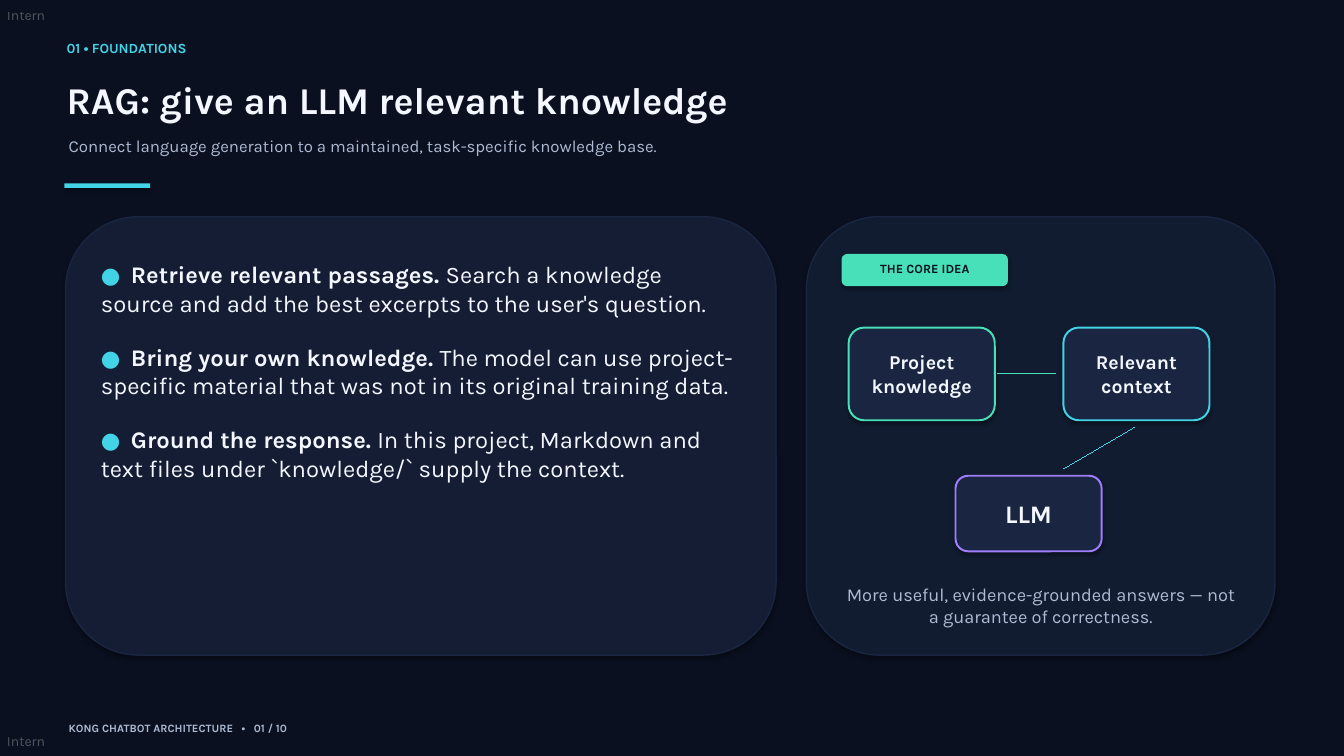
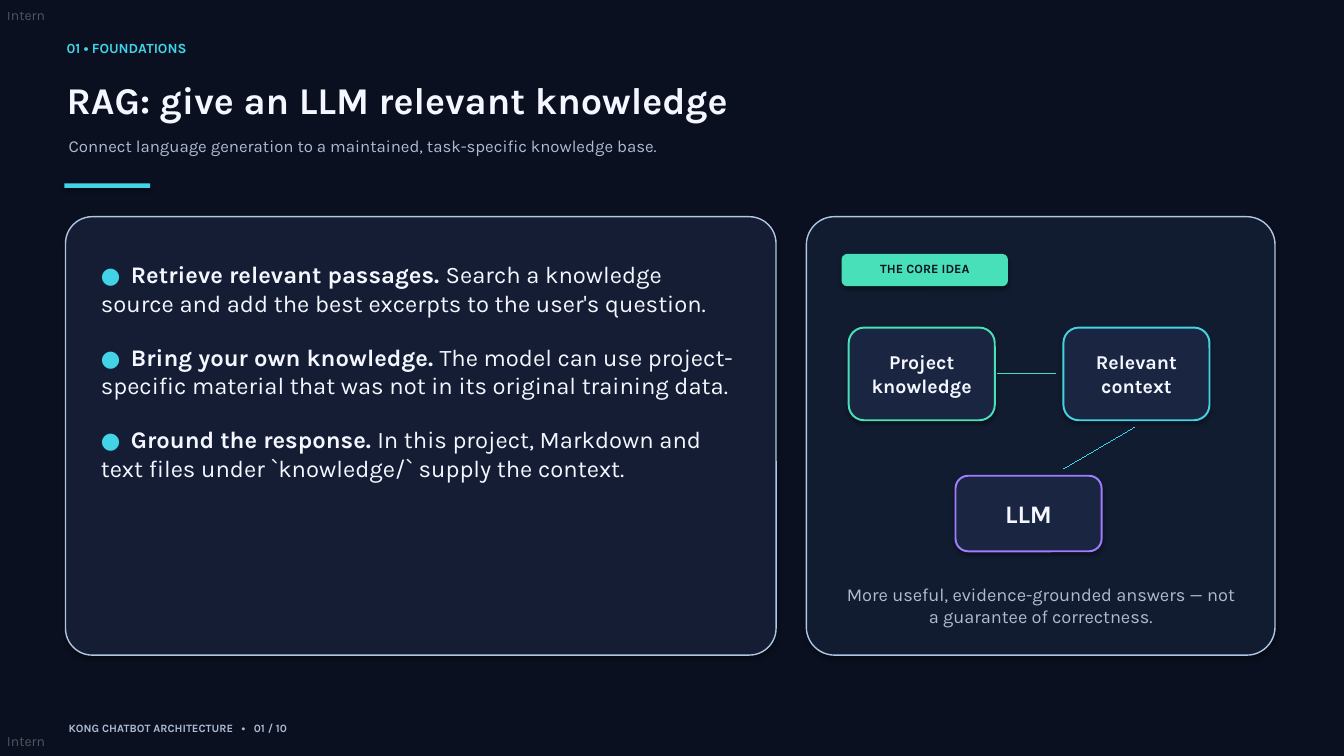
Before and after one commit to jesperancinha/kong-chatbot, a slide deck: slide 3 of kong_chatbot_architecture.pptx. Drawn at 1344x756 pixels with LibreOffice and Linux fonts; fonts in the diff are those of the drawing. Boxes give left, top, right and bottom in pixels: in the first picture for what was removed or moved away, otherwise in the second. Text is boxed around its words. In the diff, an @@ line names an element or a change of style, - is before the commit and + after.

```diff
--- a/kong_chatbot_architecture.pptx
+++ b/kong_chatbot_architecture.pptx
@@ rounded rectangle at [66,217,776,655]: outline #1A2641 1 pt to #B0C6E1 1 pt; proportions changed @@
@@ rounded rectangle at [807,217,1275,655]: outline #1A2641 1 pt to #B0C6E1 1 pt; proportions changed @@
```
Also in this commit, not shown: 11 other slides changed, 1 other file.
